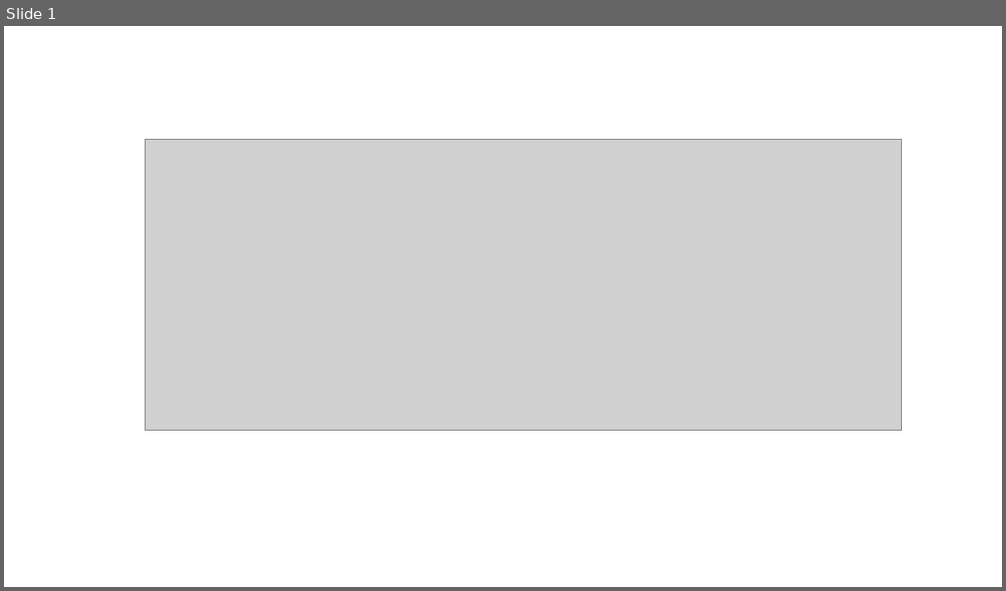
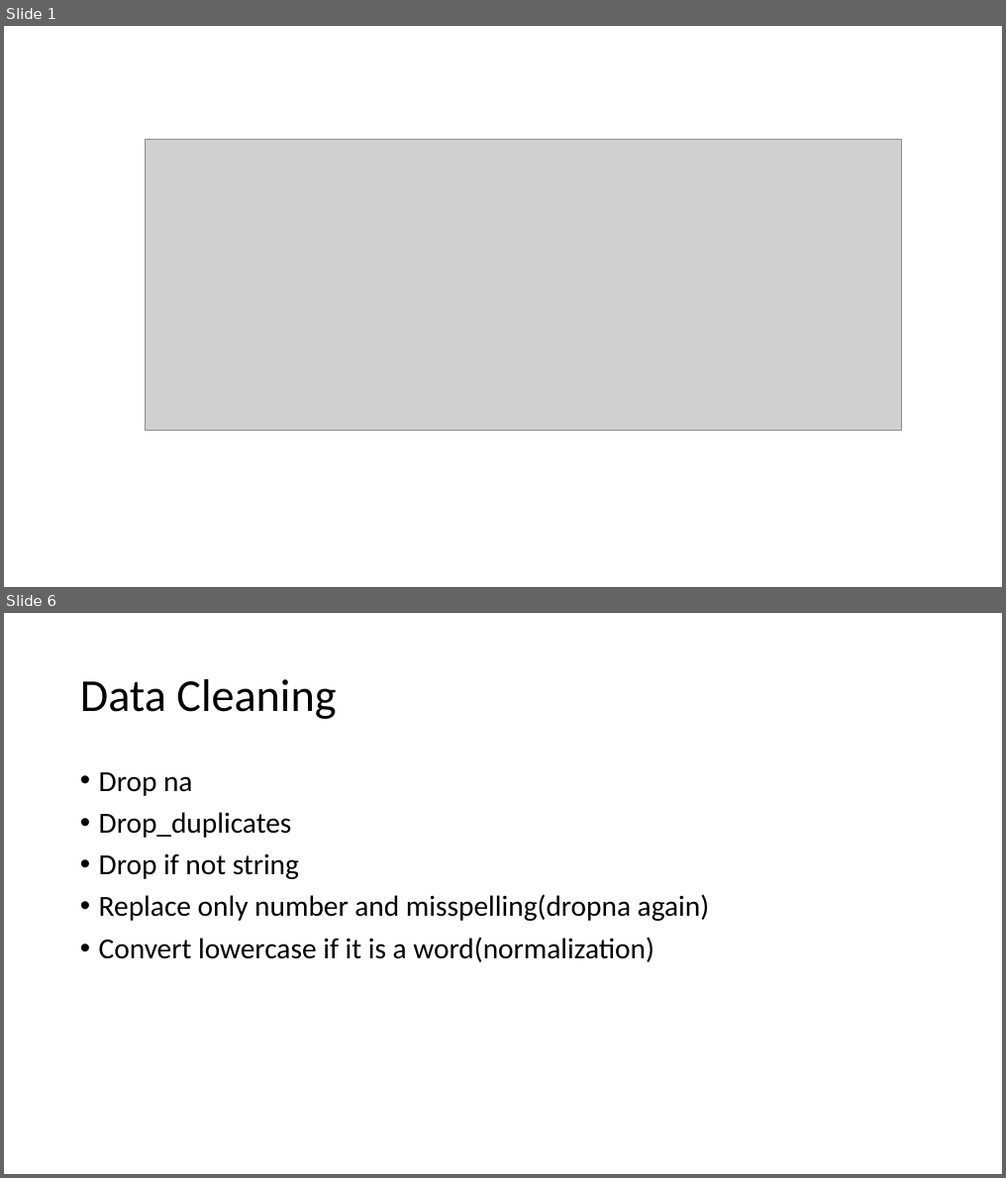
Before and after one commit to CtwoC/DATS-6501-Group3, a slide deck: Steam Reviews.pptx. Shown one above the other, each under a label of ours: slide 1 before the commit, slides 1 and 6 after it; the slides between them are not shown. The pictures are 1006x591 and 1006x1178 pixels, drawn with LibreOffice and Linux fonts; fonts in the diff are those of the drawing; grey boxes stand for pictures. Boxes give left, top, right and bottom in pixels: in the first picture for what was removed or moved away, otherwise in the second. Text is boxed around its words. In the diff, an @@ line names an element or a change of style, - is before the commit and + after.

```diff
--- a/Steam Reviews.pptx
+++ b/Steam Reviews.pptx
@@ slide 6 added at [4,613,1002,1174], background #FFFFFF @@
@@ title added at [80,679,336,719], 44 pt, text #000000 @@
+Data Cleaning
@@ text added at [99,772,709,962], 28 pt, text #000000 @@
+• Drop na
+• Drop_duplicates
+• Drop if not string
+• Replace only number and misspelling(dropna again)
+• Convert lowercase if it is a word(normalization)
```
Also in this commit, not shown: 4 other slides added, 1 slide removed, 8 other files.
